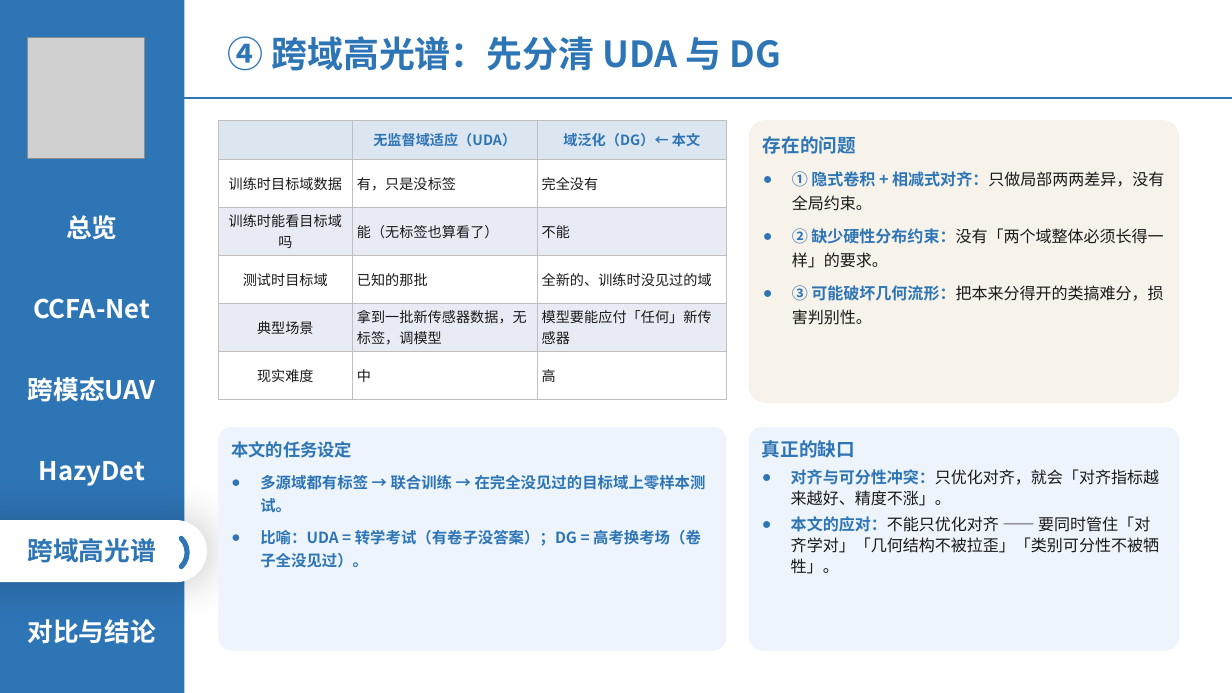
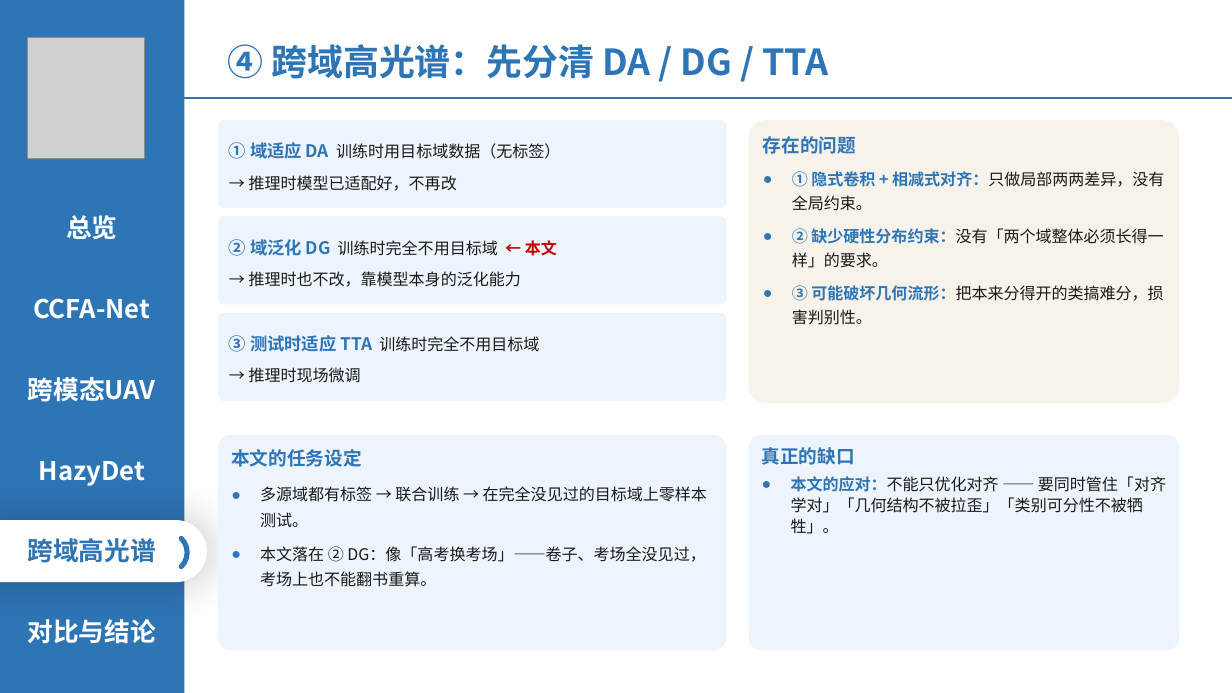
Before and after one commit to 139876/paper-notes, a slide deck: slide 13 of 论文精读/3-HazyDet精读/附件/四篇论文-组会汇报.pptx. Drawn at 1232x693 pixels with LibreOffice and Linux fonts; fonts in the diff are those of the drawing; grey boxes stand for pictures. Boxes give left, top, right and bottom in pixels: in the first picture for what was removed or moved away, otherwise in the second. Text is boxed around its words. In the diff, an @@ line names an element or a change of style, - is before the commit and + after.

```diff
--- a/论文精读/3-HazyDet精读/附件/四篇论文-组会汇报.pptx
+++ b/论文精读/3-HazyDet精读/附件/四篇论文-组会汇报.pptx
@@ text at (227,44,829,79): text changed @@
-④ 跨域高光谱：先分清 UDA 与 DG
+④ 跨域高光谱：先分清 DA / DG / TTA
@@ table removed at (218,120,726,403), 6 rows, 3 columns @@
- | 无监督域适应（UDA） | 域泛化（DG）← 本文
-训练时目标域数据 | 有，只是没标签 | 完全没有
-训练时能看目标域吗 | 能（无标签也算看了） | 不能
-测试时目标域 | 已知的那批 | 全新的、训练时没见过的域
-典型场景 | 拿到一批新传感器数据，无标签，调模型 | 模型要能应付「任何」新传感器
-现实难度 | 中 | 高
@@ rounded rectangle added at (218,120,726,208), fill #EDF4FC, 12.5 pt, text #1A1A1A @@
+① 域适应 DA 训练时用目标域数据（无标签）
+→ 推理时模型已适配好，不再改
@@ rounded rectangle added at (218,216,726,304), fill #EDF4FC, 12.5 pt, text #1A1A1A @@
+② 域泛化 DG 训练时完全不用目标域 ← 本文
+→ 推理时也不改，靠模型本身的泛化能力
@@ rounded rectangle added at (218,313,726,401), fill #EDF4FC, 12.5 pt, text #1A1A1A @@
+③ 测试时适应 TTA 训练时完全不用目标域
+→ 推理时现场微调
@@ rounded rectangle "本文的任务设定": place and size @@
-rounded rectangle "本文的任务设定" at (218,427,726,651)
+rounded rectangle "本文的任务设定" at (218,434,726,650)
@@ text in rounded rectangle at (231,449,707,528): size 13.5 to 14.5 pt in "本文的任务设定"; size 12 to 12.5 pt, text colour #2E75B6 to #1A1A1A, bold off in "多源域都有标签 → 联合训练 → 在完全没见过的目标域上零样本测试。"; more space between paragraphs; line spacing 1.28 to 1.34 @@
@@ rounded rectangle "真正的缺口": place and size @@
-rounded rectangle "真正的缺口" at (749,427,1179,651)
+rounded rectangle "真正的缺口" at (749,434,1179,650)
@@ text in rounded rectangle at (791,469,1159,506): paragraph removed @@
-● 对齐与可分性冲突：只优化对齐，就会「对齐指标越来越好、精度不涨」。
@@ text in rounded rectangle at (260,546,705,587): text changed; size 12 to 12.5 pt; text colour #2E75B6 to #1A1A1A; bold off @@
-● 比喻：UDA = 转学考试（有卷子没答案）；DG = 高考换考场（卷子全没见过）。
+● 本文落在 ② DG：像「高考换考场」——卷子、考场全没见过，考场上也不能翻书重算。
```
Also in this commit, not shown: 3 other slides changed, 1 slide removed.
